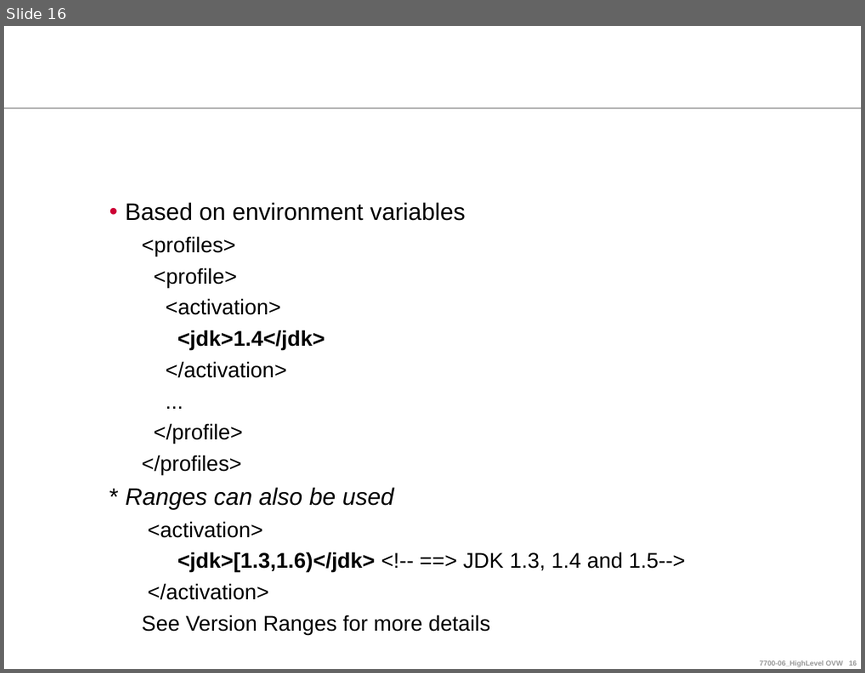
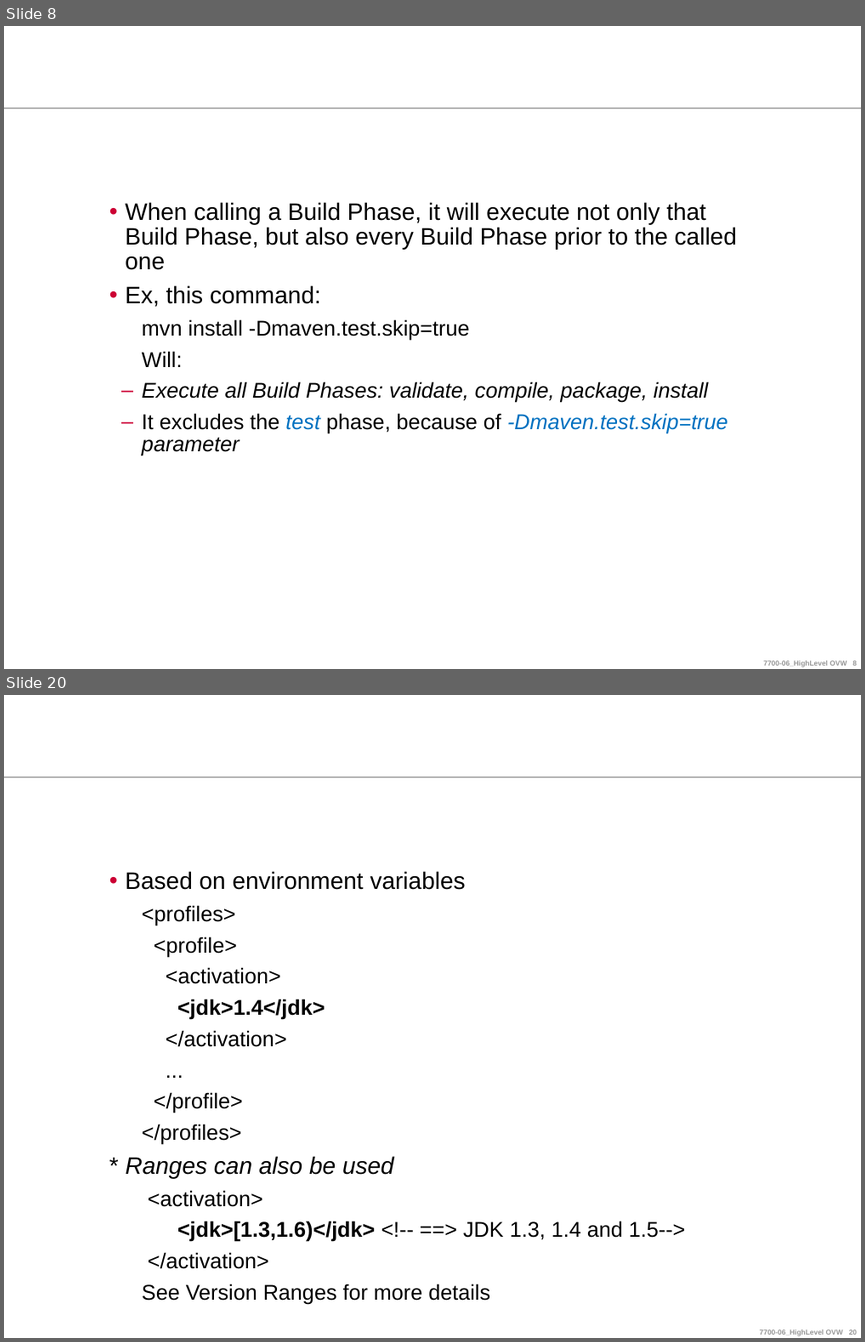
Before and after one commit to ndlongit/longnd-data, a slide deck: Document/Tutorial/[Presentation] Maven.ppt. Shown one above the other, each under a label of ours: slide 16 before the commit, slides 8 and 20 after it; the slides between them are not shown. The pictures are 865x673 and 865x1342 pixels, drawn with LibreOffice and Linux fonts; fonts in the diff are those of the drawing; background and template pictures are left out. Boxes give left, top, right and bottom in pixels: in the first picture for what was removed or moved away, otherwise in the second. Text is boxed around its words. In the diff, an @@ line names an element or a change of style, - is before the commit and + after.

```diff
--- a/Document/Tutorial/[Presentation] Maven.ppt
+++ b/Document/Tutorial/[Presentation] Maven.ppt
@@ slide 8 added at (x1=4, y1=26, x2=861, y2=669), background #FFFFFF; not listed: 2 template elements that a slide beside it also shows @@
@@ text added at (x1=125, y1=202, x2=737, y2=455), 18 pt, text #000000 @@
+• When calling a Build Phase, it will execute not only that Build Phase, but also every Build Phase prior to the called one
+• Ex, this command:
+  mvn install -Dmaven.test.skip=true
+  Will:
+  – Execute all Build Phases: validate, compile, package, install
+  – It excludes the test phase, because of -Dmaven.test.skip=true parameter
@@ what was slide 16 is now slide 20 @@
```
Also in this commit, not shown: 12 slides changed, 10 other slides added, 7 slides removed, 1 other file.
